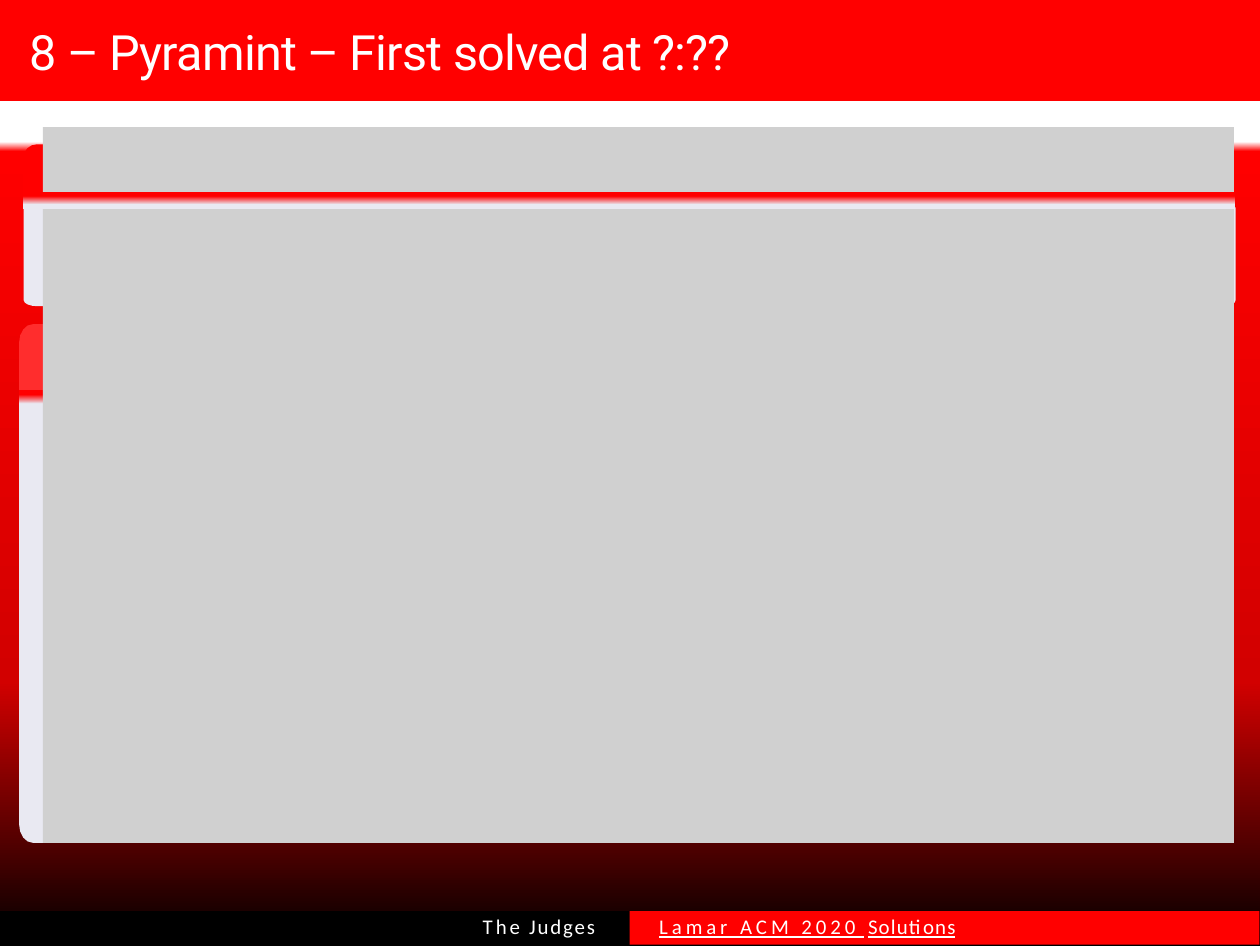
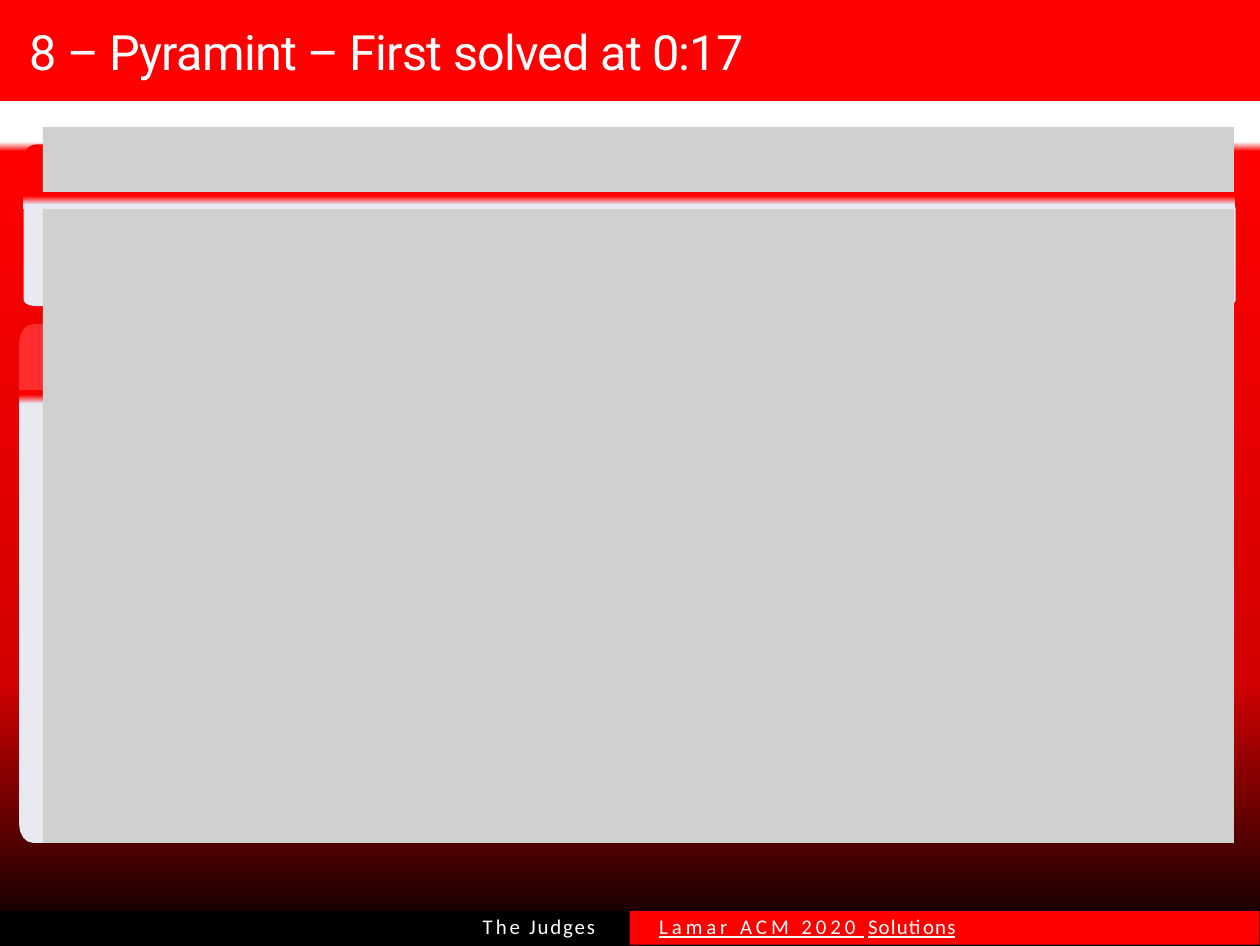
Before and after one commit to MKBeSomeone/MintFamily, a slide deck: slide 3 of Lamar ACM 2020 Solution Slides.pptx (slide 21 before the commit). Drawn at 1260x946 pixels with LibreOffice and Linux fonts; fonts in the diff are those of the drawing; grey boxes stand for pictures. Boxes give left, top, right and bottom in pixels: in the first picture for what was removed or moved away, otherwise in the second. Text is boxed around its words. In the diff, an @@ line names an element or a change of style, - is before the commit and + after.

```diff
--- a/Lamar ACM 2020 Solution Slides.pptx
+++ b/Lamar ACM 2020 Solution Slides.pptx
@@ title at (x1=30, y1=33, x2=743, y2=81): text changed @@
-8 – Pyramint – First solved at ?:??
+8 – Pyramint – First solved at 0:17
```
Also in this commit, not shown: 12 other slides changed.
